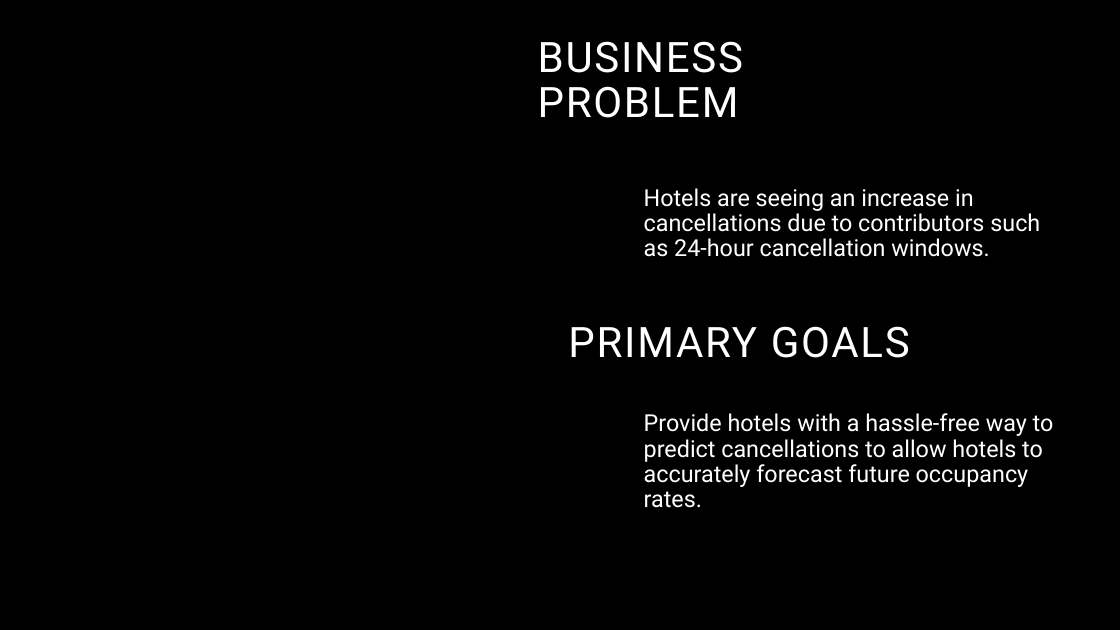
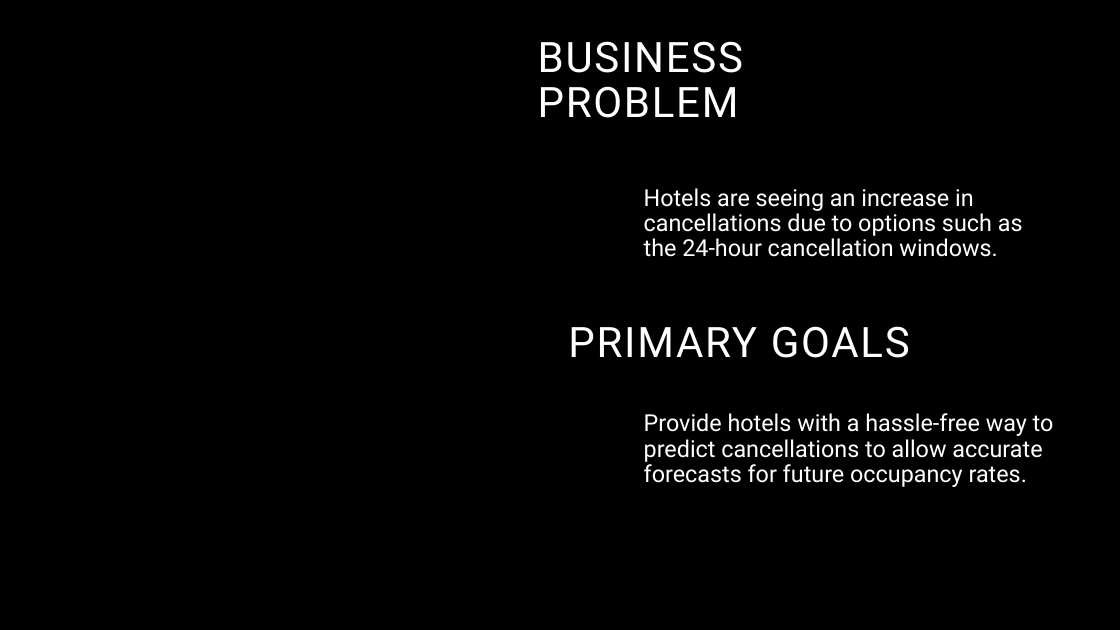
Before and after one commit to TheodoreKoby-Hercsky/Applied-Data-Science, a slide deck: slide 4 of Hotel Booking Prediction & EDA/Predicting Hotel Cancellations.pptx. Drawn at 1120x630 pixels with LibreOffice and Linux fonts; fonts in the diff are those of the drawing; background and template pictures are left out. Boxes give left, top, right and bottom in pixels: in the first picture for what was removed or moved away, otherwise in the second. Text is boxed around its words. In the diff, an @@ line names an element or a change of style, - is before the commit and + after.

```diff
--- a/Hotel Booking Prediction & EDA/Predicting Hotel Cancellations.pptx
+++ b/Hotel Booking Prediction & EDA/Predicting Hotel Cancellations.pptx
@@ text at bbox=[644, 188, 1023, 257]: text changed @@
-Hotels are seeing an increase in cancellations due to contributors such as 24-hour cancellation windows.
+Hotels are seeing an increase in cancellations due to options such as the 24-hour cancellation windows.
@@ subtitle at bbox=[644, 413, 1054, 487]: text changed @@
-Provide hotels with a hassle-free way to predict cancellations to allow hotels to accurately forecast future occupancy rates.
+Provide hotels with a hassle-free way to predict cancellations to allow accurate forecasts for future occupancy rates.
```
Also in this commit, not shown: 7 other slides changed, 1 other file.
